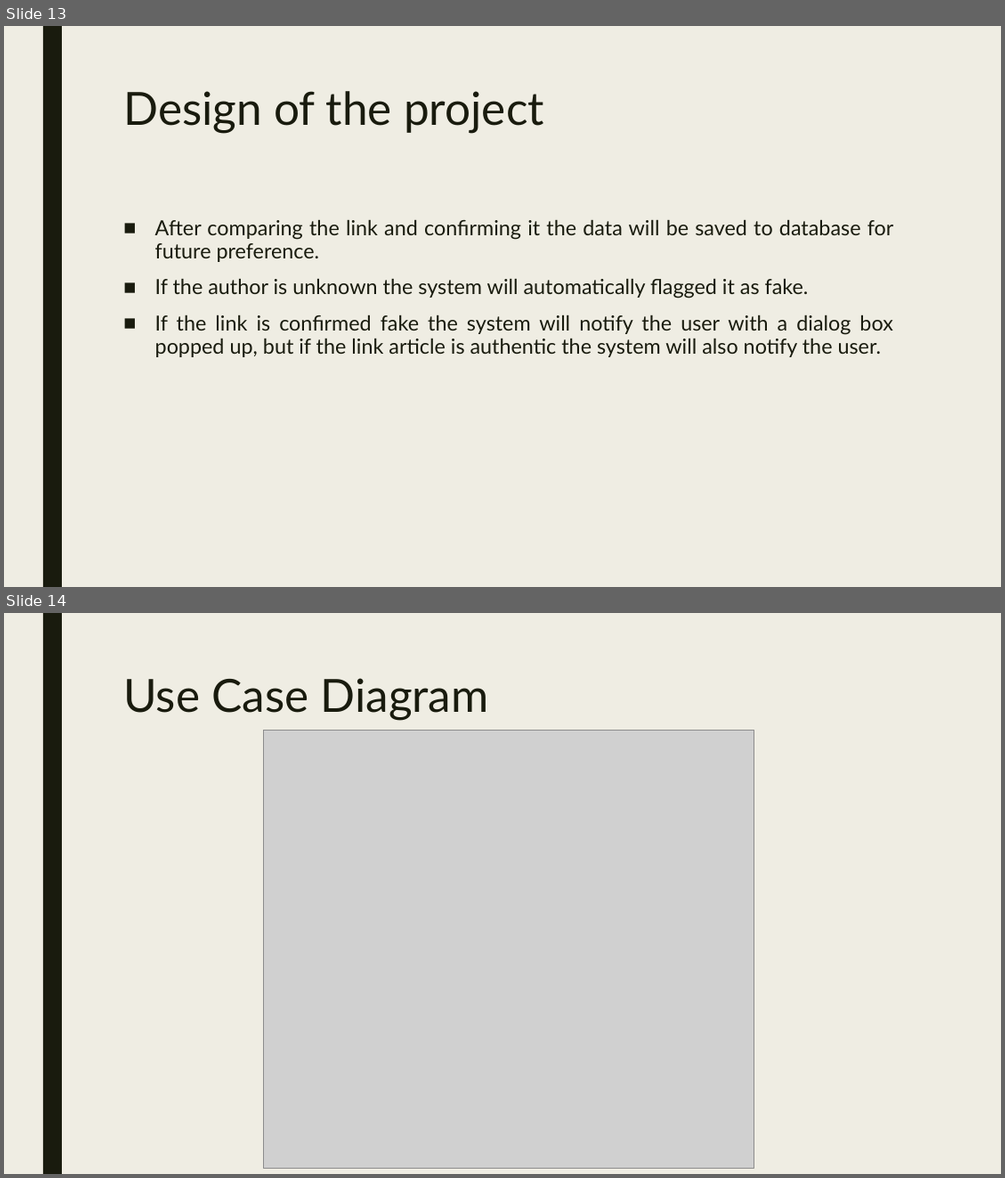
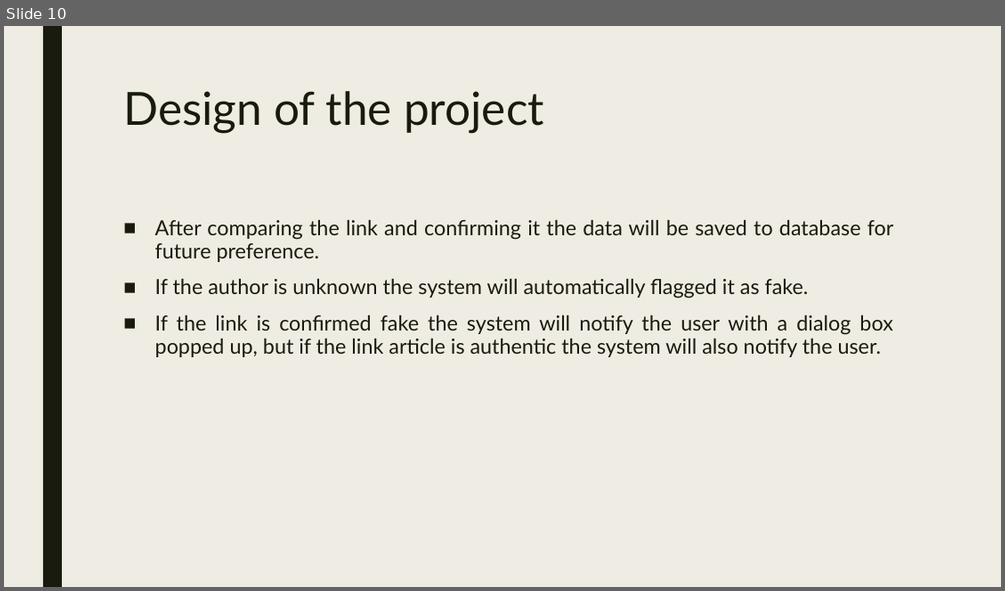
Before and after one commit to seans888/RoaD2R, a slide deck: Identifying fake news in facebook.pptx. Shown one above the other, each under a label of ours: slides 13 and 14 before the commit, slide 10 after it. The pictures are 1005x1178 and 1005x591 pixels, drawn with LibreOffice and Linux fonts; fonts in the diff are those of the drawing; grey boxes stand for pictures. Boxes give left, top, right and bottom in pixels: in the first picture for what was removed or moved away, otherwise in the second. Text is boxed around its words. In the diff, an @@ line names an element or a change of style, - is before the commit and + after.

```diff
--- a/Identifying fake news in facebook.pptx
+++ b/Identifying fake news in facebook.pptx
@@ slide 14 removed at (4,613,1001,1174), background #EFEDE3; not listed: 1 template element that a slide beside it also shows @@
@@ title removed at (123,678,489,720) @@
-Use Case Diagram
@@ picture removed at (264,730,754,1167) @@
@@ what was slide 13 is now slide 10 @@
```
Also in this commit, not shown: 7 slides changed, 1 slide added, 21 other slides removed, 2 other files.
